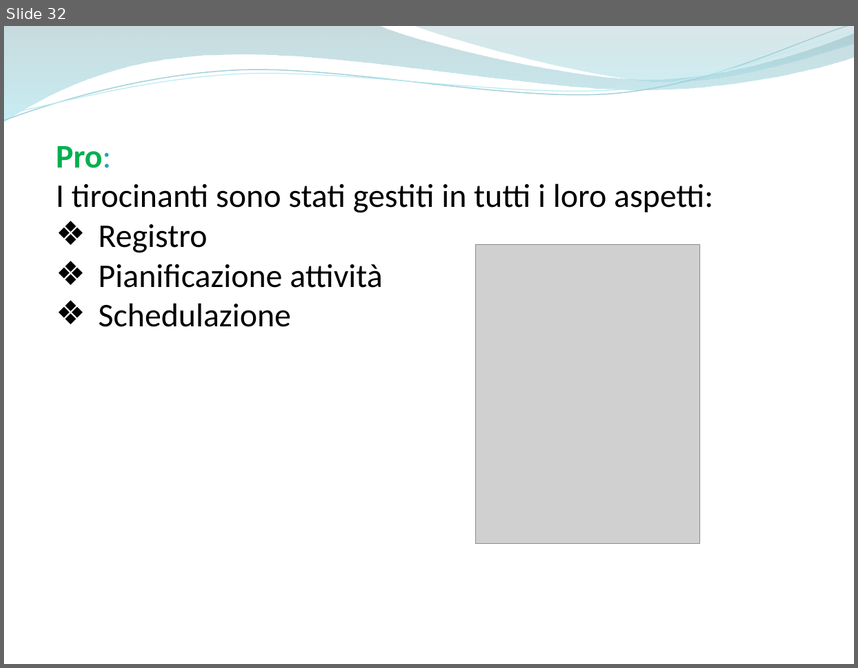
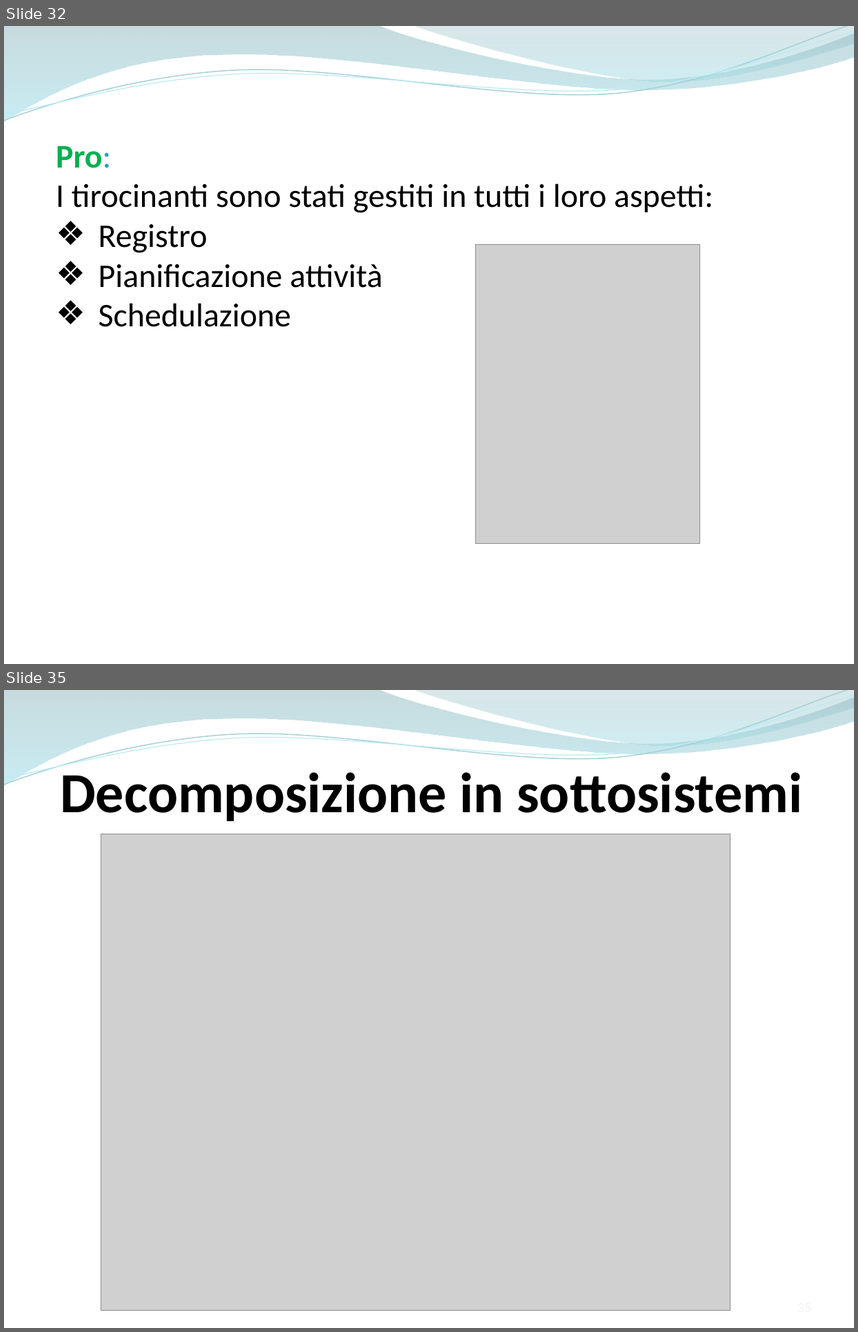
Before and after one commit to ammirate/at-silo, a slide deck: Presentazione/Atsilo2/Atsilo_M_PresentazioneFinale.pptx. Shown one above the other, each under a label of ours: slide 32 before the commit, slides 32 and 35 after it; the slides between them are not shown. The pictures are 858x668 and 858x1332 pixels, drawn with LibreOffice and Linux fonts; fonts in the diff are those of the drawing; grey boxes stand for pictures. Boxes give left, top, right and bottom in pixels: in the first picture for what was removed or moved away, otherwise in the second. Text is boxed around its words. In the diff, an @@ line names an element or a change of style, - is before the commit and + after.

```diff
--- a/Presentazione/Atsilo2/Atsilo_M_PresentazioneFinale.pptx
+++ b/Presentazione/Atsilo2/Atsilo_M_PresentazioneFinale.pptx
@@ slide 35 added at bbox=[4, 690, 854, 1328], background #FFFFFF; not listed: 4 template elements that a slide beside it also shows @@
@@ text added at bbox=[60, 766, 802, 821], 48 pt, text #000000, bold @@
+Decomposizione in sottosistemi
@@ picture added at bbox=[101, 834, 730, 1310] @@
```
Also in this commit, not shown: 7 slides changed, 8 other slides added, 1 slide removed.
